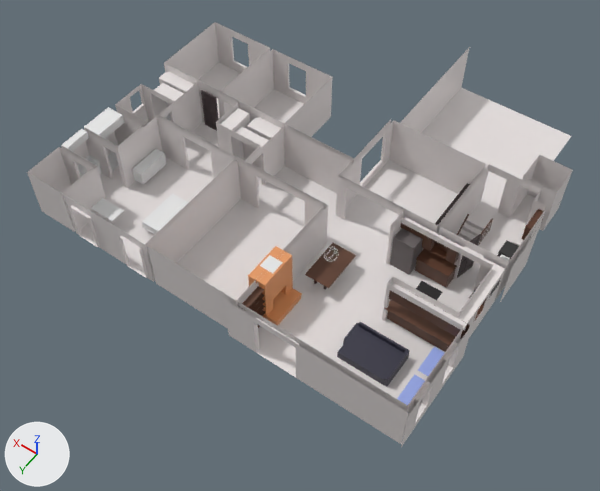
The Blender file house1/house1.blend, before and after one commit.
Before and after are seen from a camera (50 mm lens) standing at (-5.9, 22.0, 26.9) and looking at (6.9, 4.1, -1.2). The lights are fixed; the arrows at lower left show +X, +Y and +Z.

Objects in the first picture: 'Coffee', 'Cube.007', 'Cube.018', 'Cube.026', 'Fridge', 'House interior.001', 'Kitchen east', 'Kitchen west', 'Left of oven.001', 'dresser', 'fireplace', 'soffit over shower'.
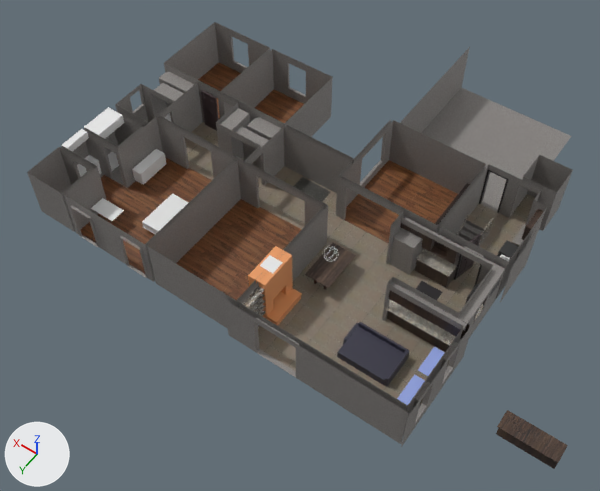
What differs and where, as boxes [x1, y1, x2, y2] in the pictures (600 x 491 px; the box of a moved part takes in the faces that stretch with it):
'Penninsula', shown (brown)
    after: [496, 410, 568, 469]
'Kitchen west', recoloured
    both: [389, 285, 470, 339]
'Kitchen east', recoloured
    both: [400, 222, 459, 264]
'Cube.023', added (black)
    after: [293, 177, 331, 201]
'Plane.002', added
    after: [479, 170, 508, 213]
'Plane.001', added
    after: [454, 251, 484, 287]
part 1 of me_cube_013, cut back
    both: [385, 300, 456, 345]
part 2 of me_cube_013, recoloured
    both: [387, 311, 449, 352]
part 3 of me_cube_013, recoloured
    both: [384, 305, 484, 346]
part 4 of me_plane_002, moved or reshaped
    before: [318, 265, 474, 406]
    after: [318, 265, 473, 406]
part 5 of me_plane_002, recoloured (white to brown)
    both: [148, 122, 535, 371]
part 6 of me_plane_002, recoloured
    both: [27, 22, 573, 447]
part 7 of me_plane_002, recoloured (white to brown)
    both: [80, 63, 458, 301]

The change, as a list of edits to the scene's bpy script:
```text
Add mat_wall_greige:
    mat_wall_greige = principled_material('wall-greige')
    mat_wall_greige.texture = img_wall_greige_jpg
Add mat_floor_wood:
    mat_floor_wood = principled_material('floor-wood')
    mat_floor_wood.texture = img_floor_wood_jpg
Add mat_floor_tile:
    mat_floor_tile = principled_material('floor-tile')
    mat_floor_tile.texture = img_floor_tile_jpg
Add mat_kitchen_countertop:
    mat_kitchen_countertop = principled_material('kitchen countertop')
    mat_kitchen_countertop.texture = img_kitchen_countertop_jpg
Change me_cube_009:
    where me_cube_009.from_pydata(...)  # 52 vertices, 46 faces; spans x -1.77..0.46, y -0.12..0.12, z -0.7..0.16
    remove me_cube_009.materials.append(mat_material_003)  # brown #5e3b29
    add me_cube_009.materials.append(mat_kitchen_cabinet_grain)  # picture img_kitchen_cabinet_grain_jpg
Change me_cube_007:
    where me_cube_007.from_pydata(...)  # 20 vertices, 12 faces; spans x -2.29..0.83, y -0.25..0.25, z -0.33..0.33
    remove me_cube_007.materials.append(mat_material_003)  # brown #5e3b29
    add me_cube_007.materials.append(mat_kitchen_cabinet_grain)  # picture img_kitchen_cabinet_grain_jpg
Change me_cube_013:
    used by ob_left_of_oven_001; location = (-1.16, 3.76, 0.0); rotation_euler = (0.0, 0.0, -1.571), in degrees (0, 0, -90); scale = (0.935, 0.823, 0.571)
    remove me_cube_013.from_pydata(...)  # 52 vertices, 39 faces; spans x -2.44..0.0, y -0.31..3.43, z 0.0..1.57
    add me_cube_013.from_pydata(...)  # 47 vertices, 37 faces; spans x -2.44..0.0, y -0.31..3.43, z 0.0..1.57
    me_cube_013 part 1
    5 vertices are removed from x -2.23..-1.72, y -0.31..3.43, z 1.57
    8 faces are deleted
    5 new faces join them, mat_kitchen_countertop (picture img_kitchen_countertop_jpg)
    me_cube_013 part 2: 24 faces spanning x -2.44..0.0, y -0.31..3.43, z 0.0..1.51 switch from mat_material_003 (brown #5e3b29) to mat_kitchen_cabinet_grain (picture img_kitchen_cabinet_grain_jpg)
    me_cube_013 part 3: 7 faces spanning x -2.44..0.0, y -0.31..3.43, z 1.51..1.57 switch from mat_material_003 (brown #5e3b29) to mat_kitchen_countertop (picture img_kitchen_countertop_jpg)
Change me_plane_002:
    remove me_plane_002.from_pydata(...)  # 789 vertices, 729 faces; spans x -13.0..5.1, y -12.3..5.8, z -4.9..0.0
    add me_plane_002.from_pydata(...)  # 786 vertices, 727 faces; spans x -13.0..5.1, y -12.3..5.8, z -4.9..0.0
    me_plane_002 part 4
    3 vertices are removed from x -12.8..-11.0, y 1.3..1.7, z -2.4
    9 faces are deleted
    4 new faces join them, mat_floor_tile (picture img_floor_tile_jpg)
    3 new faces join them, mat_wall_greige (picture img_wall_greige_jpg)
    me_plane_002 part 5: 61 faces spanning x -12.8..5.0, y -7.4..5.5, z -2.4..0.0 switch from mat_material_013 (white #e7e1e0) to mat_floor_tile (picture img_floor_tile_jpg)
    me_plane_002 part 6: 612 faces spanning x -13.0..5.1, y -12.3..5.8, z -4.9..0.0 switch from mat_material_013 (white #e7e1e0) to mat_wall_greige (picture img_wall_greige_jpg)
    me_plane_002 part 7: 47 faces spanning x -9.8..5.0, y -6.5..5.5, z -2.4 switch from mat_material_013 (white #e7e1e0) to mat_floor_wood (picture img_floor_wood_jpg)
Change ob_penninsula:
    remove ob_penninsula.hide_set(True)
Add ob_cube_023:
    ob_cube_023 = bpy.data.objects.new('Cube.023', me_cube_046)  # a box spanning x -0.76..0.76, y -0.51..0.51, z -0.02..0.02; in mat_material_002 (dark grey #655e5e)
    ob_cube_023.location = (7.74, 2.23, -0.01)
Add ob_plane_001:
    ob_plane_001 = bpy.data.objects.new('Plane.001', me_plane_007)  # 42 vertices, 28 faces; spans x -0.44..0.5, y -4.98..0.15, z -0.07..2.04; in mat_material_015 (black #262223)
    ob_plane_001.location = (-0.04, 2.7, 2.04)
    ob_plane_001.rotation_euler = (0.0, 3.142, 0.0)  # degrees (0, 180, 0)
    ob_plane_001.scale = (1.0, 0.0417, 1.0)
Add ob_plane_002:
    ob_plane_002 = bpy.data.objects.new('Plane.002', me_plane_007.copy())
    ob_plane_002.location = (1.04, -1.43, 2.04)
    ob_plane_002.rotation_euler = (0.0, 3.142, 0.0)  # degrees (0, 180, 0)
    ob_plane_002.scale = (1.0, 0.0417, 1.0)
```
